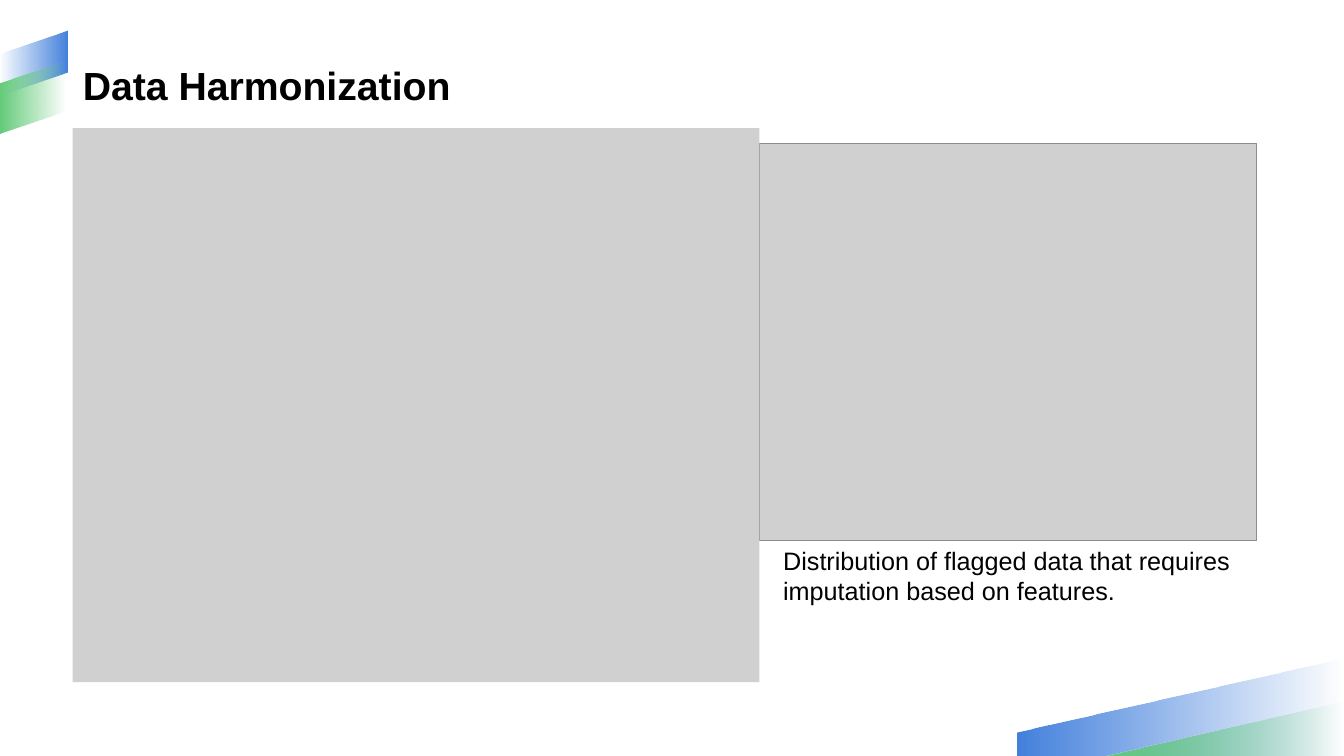
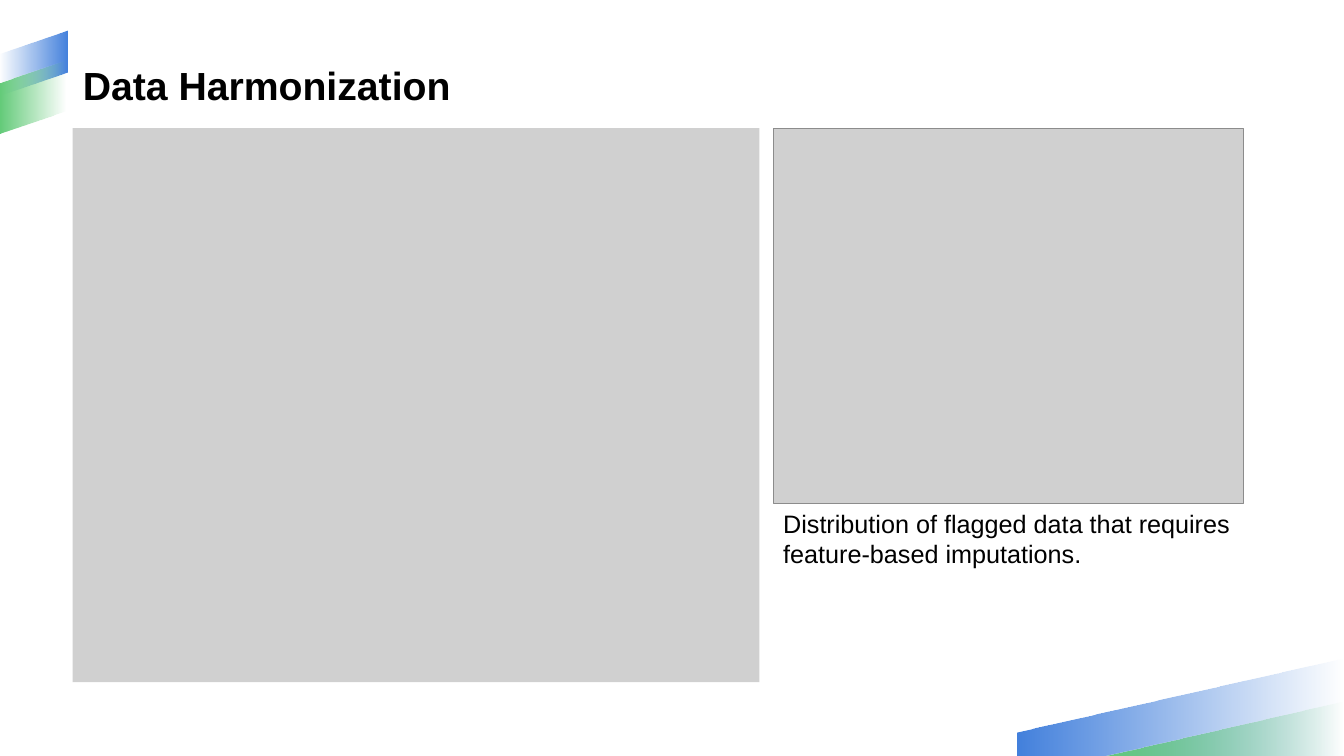
Before and after one commit to NathanPalaiologos/CMG-case-study, a slide deck: slide 4 of CMG Case Study Slide.pptx. Drawn at 1344x756 pixels with LibreOffice and Linux fonts; fonts in the diff are those of the drawing; grey boxes stand for pictures; background and template pictures are left out. Boxes give left, top, right and bottom in pixels: in the first picture for what was removed or moved away, otherwise in the second. Text is boxed around its words. In the diff, an @@ line names an element or a change of style, - is before the commit and + after.

```diff
--- a/CMG Case Study Slide.pptx
+++ b/CMG Case Study Slide.pptx
@@ picture: place and size @@
-picture at [760,143,1257,540]
+picture at [773,128,1243,503]
@@ text at [783,514,1230,569]: text changed @@
-Distribution of flagged data that requires imputation based on features.
+Distribution of flagged data that requires feature-based imputations.
```
Also in this commit, not shown: 9 other slides changed, 10 other files.
